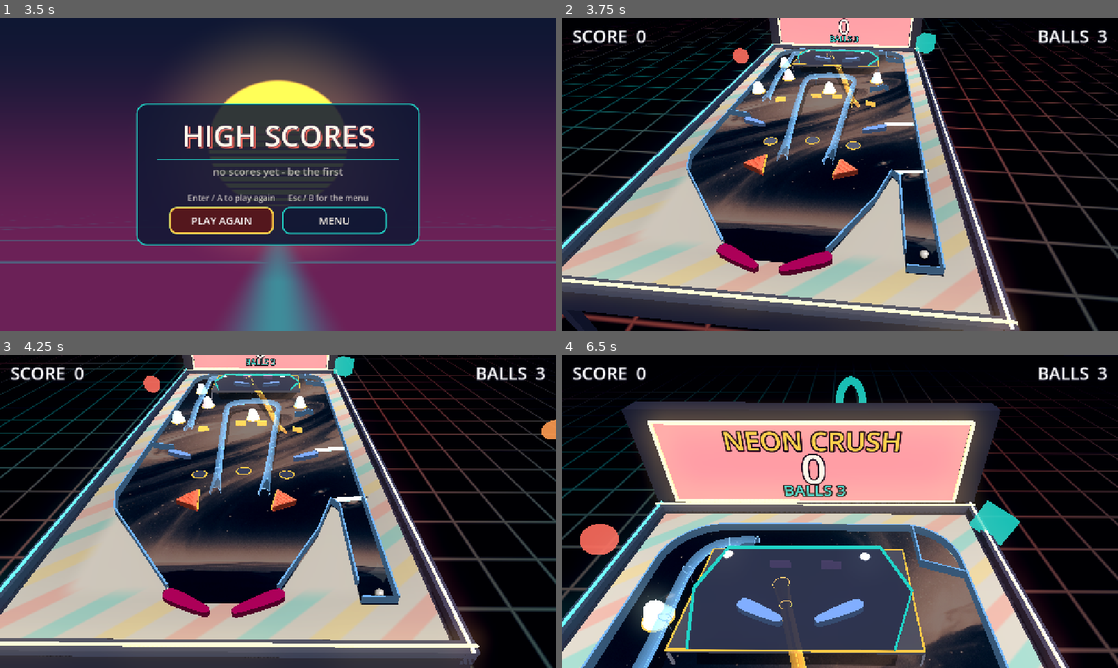
Above: before the commit, frames 1-4 (two rows, left to right).
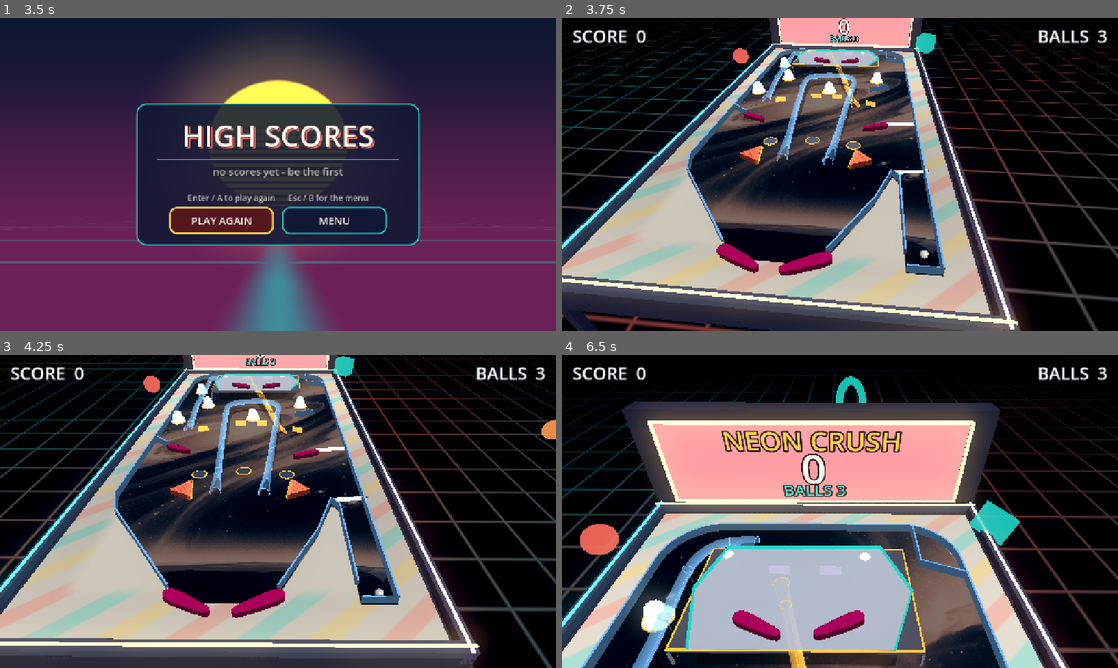
Above: after the commit, the same moments.

Repository: eddieedease/gdpb
Game: Godot game, scene res://scenes/table_select.tscn
The game is run twice, just before and just after one commit, with the same random seed, the same clock (stepped at 60 frames per second) and the same inputs. Sound files missing from this copy of the repository are replaced by a short silence.
Inputs:
- Up to frame 1 (3.5 s): hold E (nudge_right) 0.53-1.28 s; tap Backspace at 0.6, 1.35, 2.85 s; hold Down (ui_down) 1.28-2.03 s; hold E (nudge_right) 2.03-2.78 s; hold Space (launch) 2.03-2.78 s; hold Up (ui_up) from 2.78 s (still down)
- Up to frame 2 (3.75 s): release Up (ui_up) at 3.5 s; click "PLAY AGAIN" at 3.5 s
- Up to frame 3 (4.25 s): no input
- Up to frame 4 (6.5 s): hold Space (launch) 4.28-5.03 s; hold A (flipper_left) 4.28-5.78 s; tap Backspace at 5.1 s; hold Down (ui_down) from 5.78 s (still down); hold Space (launch) from 5.78 s (still down)

Frame 1 is identical in both runs. In frame 2, 1.5% of the frame differs, in the area x 30-59%, y 10-52%; in frame 3, 1.7%; in frame 4, 11%, in the area x 22-63%, y 62-95%.

Commit message:
small layout change

Diff:
--- a/scenes/advanced_table.tscn
+++ b/scenes/advanced_table.tscn
@@ -63,7 +63,7 @@
 launch_max_speed = 4000.0
 
 [node name="PlayfieldArt" type="Sprite2D" parent="." unique_id=800000010]
-modulate = Color(0.5407008, 0.5407008, 0.5407008, 1)
+modulate = Color(0.50209415, 0.50209415, 0.50209415, 1)
 z_index = -100
 texture_filter = 1
 position = Vector2(110, 112.00001)
@@ -102,8 +102,8 @@
 points = PackedVector2Array(1170, 360, 1028.87, 307.075, 1032, 123)
 
 [node name="LedgeLeft" parent="." unique_id=31293273 instance=ExtResource("5_6qs8c")]
-position = Vector2(-126, -5)
-points = PackedVector2Array(250, 1440, 370, 1466)
+position = Vector2(-132, -88)
+points = PackedVector2Array(250, 1440, 341, 1516)
 
 [node name="LedgeRight" parent="." unique_id=883286112 instance=ExtResource("5_6qs8c")]
 position = Vector2(3, -476)
@@ -141,11 +141,11 @@
 position = Vector2(954, 812)
 
 [node name="SlingshotLeft" parent="." unique_id=1598665447 instance=ExtResource("9_kus3o")]
-position = Vector2(430, 1959.0001)
+position = Vector2(387, 1885.9999)
 rotation = -1.72514
 
 [node name="SlingshotRight" parent="." unique_id=1673090969 instance=ExtResource("10_4c6oi")]
-position = Vector2(838.99994, 1960.0001)
+position = Vector2(901.00006, 1878.0002)
 rotation = -1.4088156
 scale = Vector2(1, -1)
 
@@ -186,10 +186,12 @@
 scale = Vector2(1.1677339, 1.1677339)
 
 [node name="FlipperUpperLeft" parent="." unique_id=2065809876 instance=ExtResource("12_78gja")]
-position = Vector2(241, 1506)
+modulate = Color(0.6666667, 0, 0.3372549, 1)
+position = Vector2(220, 1447)
 
 [node name="FlipperUpperRight" parent="." unique_id=1566270602 instance=ExtResource("14_3tj61")]
-position = Vector2(1002, 1522)
+modulate = Color(0.6666667, 0, 0.3372549, 1)
+position = Vector2(1005, 1500)
 
 [node name="RolloverLight0" parent="." unique_id=1968767991 instance=ExtResource("23_rollover")]
 position = Vector2(429, 1709)
--- a/scenes/deck.tscn
+++ b/scenes/deck.tscn
@@ -15,17 +15,19 @@
 [node name="DeckBounds" type="Polygon2D" parent="." unique_id=1223689232]
 position = Vector2(-35.318134, 0)
 scale = Vector2(1.0367132, 1)
-color = Color(0.19, 0.21, 0.32, 0.92)
-polygon = PackedVector2Array(390, 440, 890, 440, 962, 624, 890, 810, 390, 810, 337.9123, 617)
+color = Color(0.7852562, 0.82932526, 0.9058242, 0.92156863)
+polygon = PackedVector2Array(390, 440, 652.60876, 439.99994, 890, 440, 962, 624, 890, 810, 390, 810, 337.9123, 617)
 
 [node name="DeckFlipperLeft" parent="." unique_id=497919988 instance=ExtResource("1_fl")]
-position = Vector2(480, 685)
+modulate = Color(0.6666667, 0, 0.3372549, 1)
+position = Vector2(480, 726)
 
 [node name="DeckFlipperRight" parent="." unique_id=730223007 instance=ExtResource("2_fr")]
-position = Vector2(800, 685)
+modulate = Color(0.6666667, 0, 0.3372549, 1)
+position = Vector2(800, 724)
 
 [node name="DeckDropTarget1" type="StaticBody2D" parent="." unique_id=1804405041 groups=["deck_targets"]]
-position = Vector2(560, 530)
+position = Vector2(560, 554)
 script = ExtResource("3_dt")
 points = 750
 
@@ -37,7 +39,7 @@
 polygon = PackedVector2Array(-32, -17, 32, -17, 32, 17, -32, 17)
 
 [node name="DeckDropTarget2" type="StaticBody2D" parent="." unique_id=1852420974 groups=["deck_targets"]]
-position = Vector2(720, 530)
+position = Vector2(720, 554)
 script = ExtResource("3_dt")
 points = 750
 
